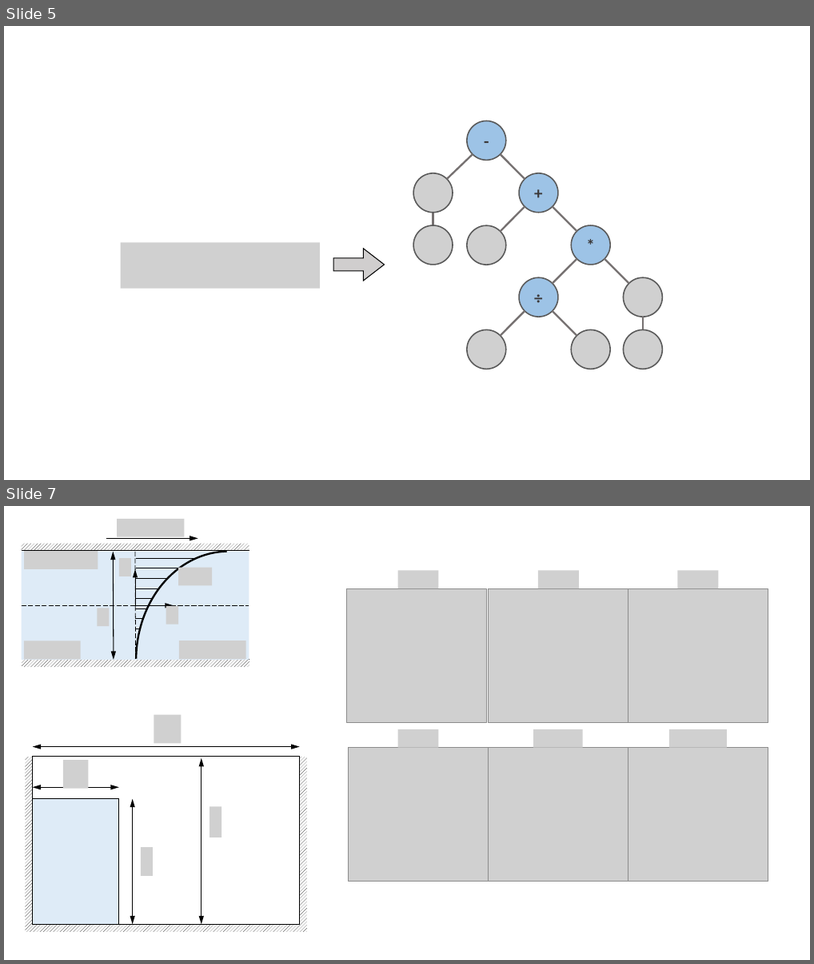
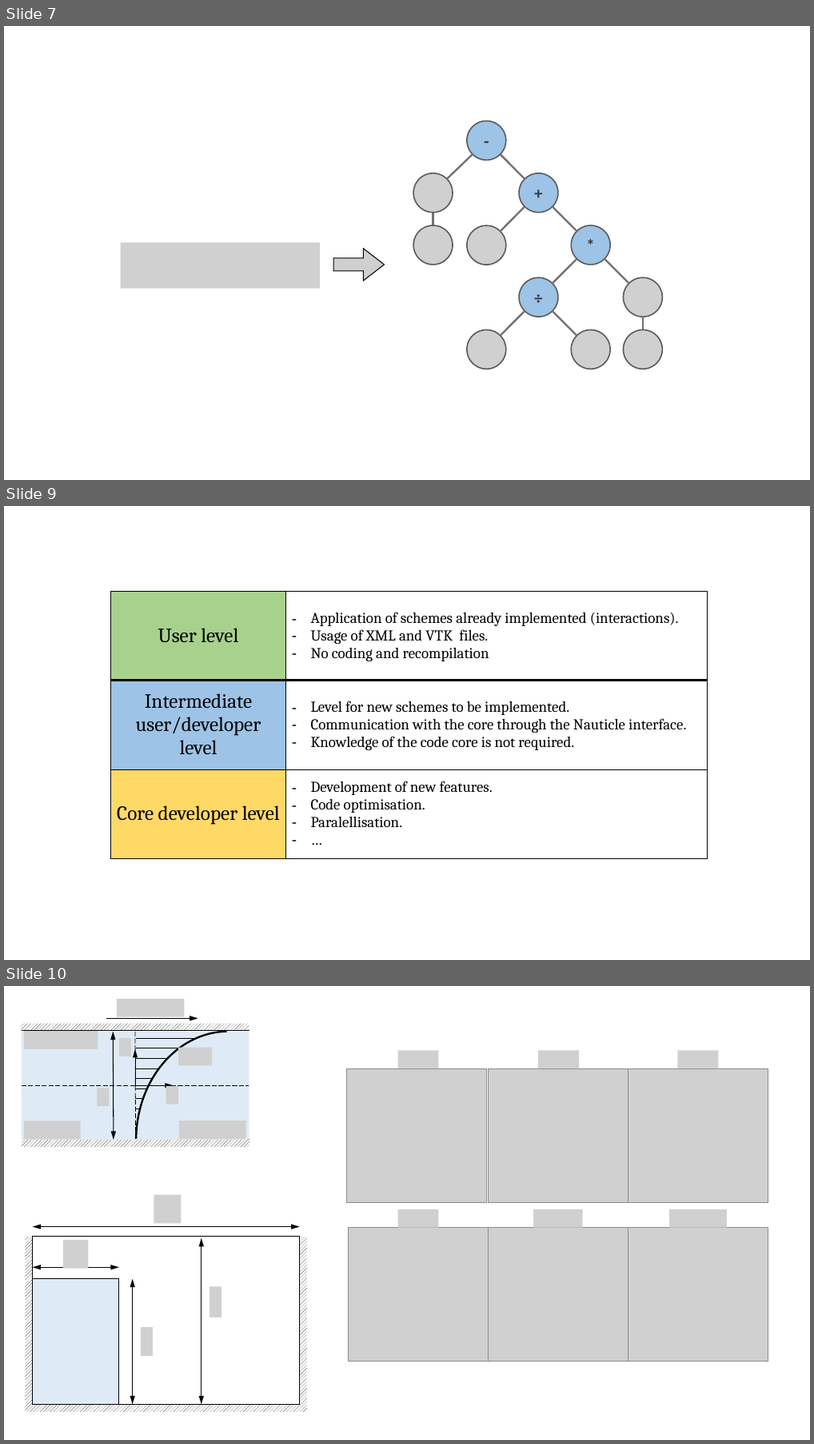
Before and after one commit to HTBalazs/nauticle_user_guide, a slide deck: abrak.pptx. Shown one above the other, each under a label of ours: slides 5 and 7 before the commit, slides 7, 9 and 10 after it; the slides between them are not shown. The pictures are 814x964 and 814x1444 pixels, drawn with LibreOffice and Linux fonts; fonts in the diff are those of the drawing; grey boxes stand for pictures. Boxes give left, top, right and bottom in pixels: in the first picture for what was removed or moved away, otherwise in the second. Text is boxed around its words. In the diff, an @@ line names an element or a change of style, - is before the commit and + after.

```diff
--- a/abrak.pptx
+++ b/abrak.pptx
@@ slide 9 added at bbox=[4, 506, 810, 960], background #FFFFFF @@
@@ table added at bbox=[111, 592, 707, 858], 3 rows, 2 columns @@
+User level | Application of schemes already implemented (interactions). / Usage of XML and VTK files. / No coding and recompilation
+Intermediate user/developer level | Level for new schemes to be implemented. / Communication with the core through the Nauticle interface. / Knowledge of the code core is not required.
+Core developer level | Development of new features. / Code optimisation. / Paralellisation. / …
@@ what was slide 5 is now slide 7 @@
@@ what was slide 7 is now slide 10 @@
```
Also in this commit, not shown: 3 slides changed, 4 other slides added, 3 other files.
